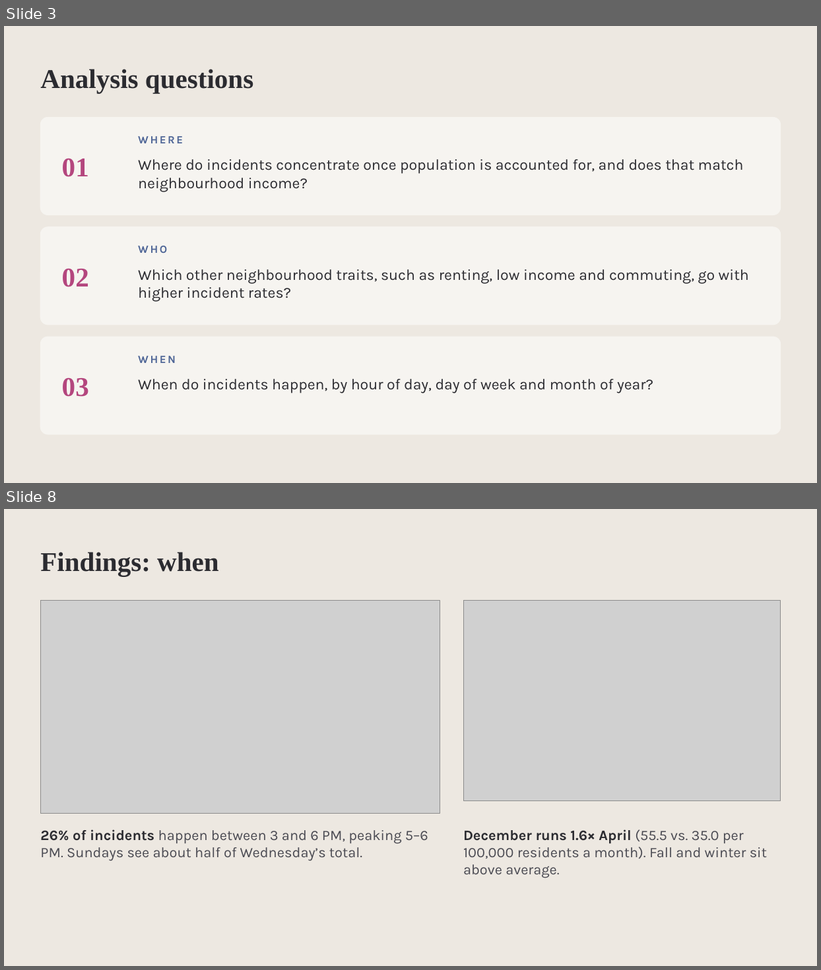
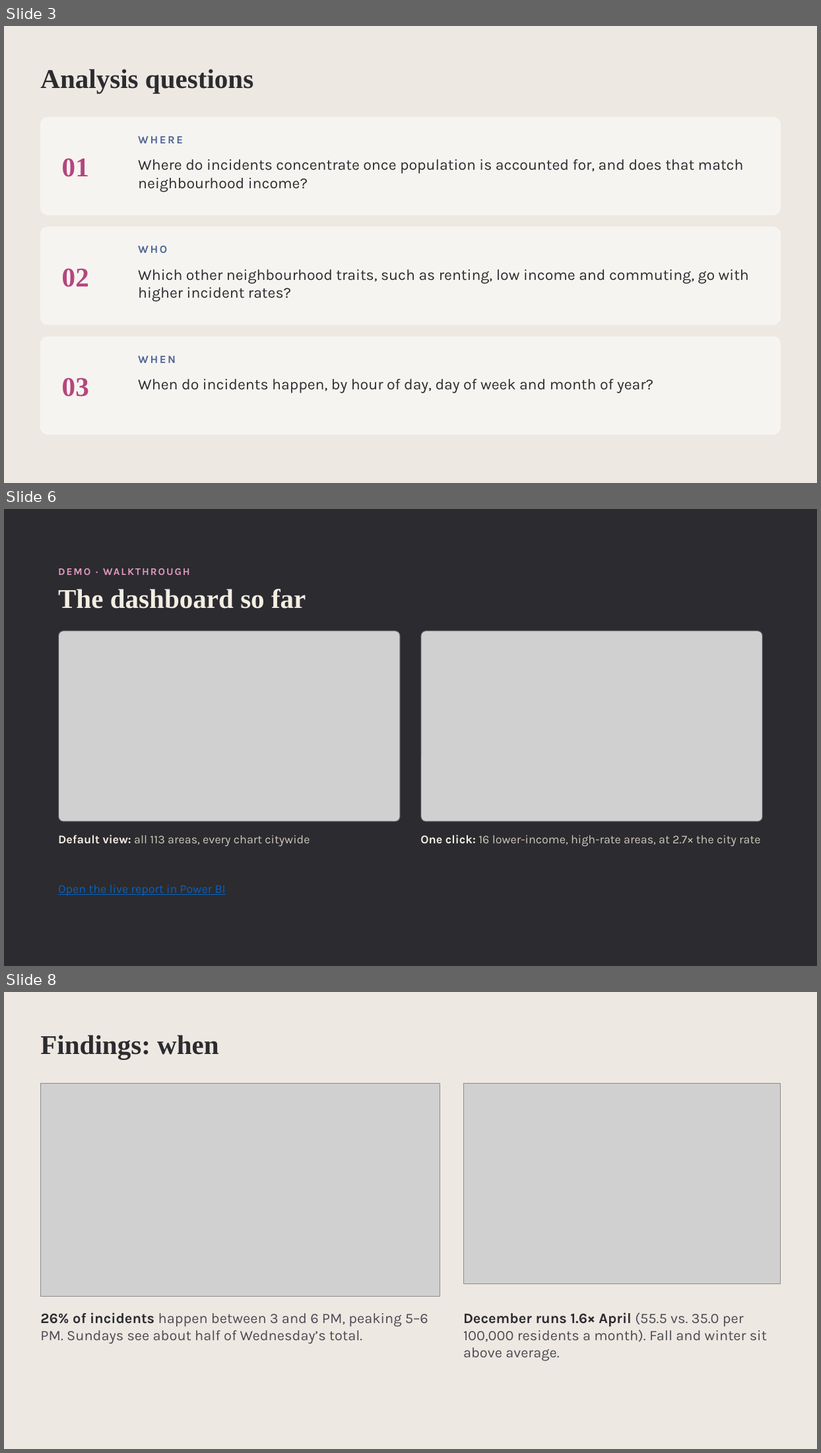
Before and after one commit to AdrianJulve/calgary-traffic-dashboard, a slide deck: Calgary_Traffic_Midpoint.pptx. Shown one above the other, each under a label of ours: slides 3 and 8 before the commit, slides 3, 6 and 8 after it; the slides between them are not shown. The pictures are 821x970 and 821x1453 pixels, drawn with LibreOffice and Linux fonts; fonts in the diff are those of the drawing; grey boxes stand for pictures. Boxes give left, top, right and bottom in pixels: in the first picture for what was removed or moved away, otherwise in the second. Text is boxed around its words. In the diff, an @@ line names an element or a change of style, - is before the commit and + after.

```diff
--- a/Calgary_Traffic_Midpoint.pptx
+++ b/Calgary_Traffic_Midpoint.pptx
@@ slide 6 added at (x1=4, y1=509, x2=817, y2=966), background #2B2B30 @@
@@ text added at (x1=58, y1=563, x2=784, y2=579), 12 pt, text #E39BBE, bold @@
+DEMO · WALKTHROUGH
@@ title added at (x1=58, y1=589, x2=306, y2=609), 32 pt, text #F4EEE3, bold @@
+The dashboard so far
@@ rounded rectangle added at (x1=58, y1=631, x2=400, y2=822), outline #4A4A52 0.5 pt @@
@@ picture added at (x1=59, y1=631, x2=401, y2=821) @@
@@ picture added at (x1=421, y1=631, x2=763, y2=821) @@
@@ rounded rectangle added at (x1=421, y1=631, x2=763, y2=822), outline #4A4A52 0.5 pt @@
@@ text added at (x1=58, y1=835, x2=310, y2=847), 14 pt, text #CFC8BC @@
+Default view: all 113 areas, every chart citywide
@@ text added at (x1=420, y1=835, x2=760, y2=847), 14 pt, text #CFC8BC @@
+One click: 16 lower-income, high-rate areas, at 2.7× the city rate
@@ text added at (x1=58, y1=885, x2=226, y2=896), 14 pt, text #0563C1, underline @@
+Open the live report in Power BI
```
Also in this commit, not shown: 3 slides changed, 2 other slides added, 3 slides removed.
